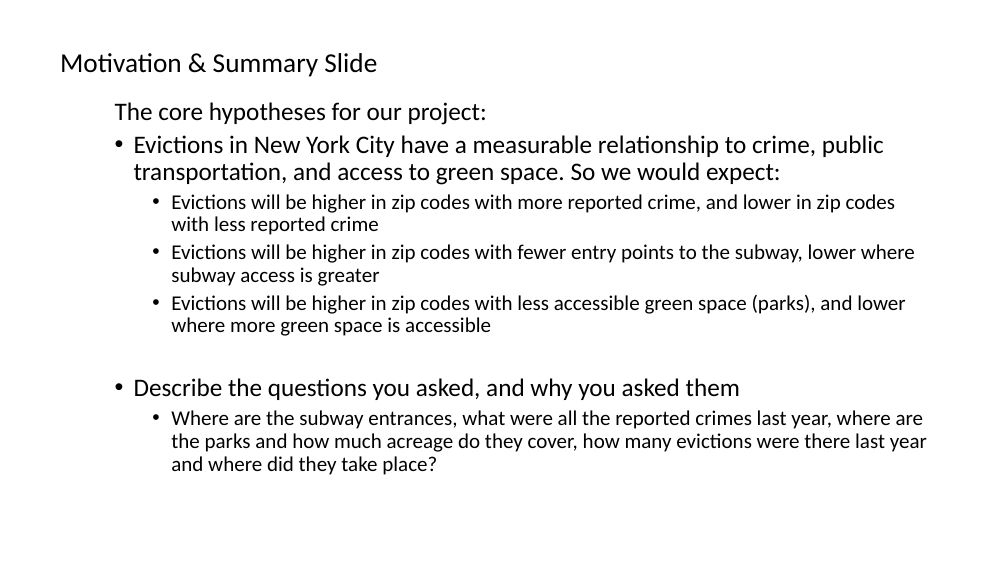
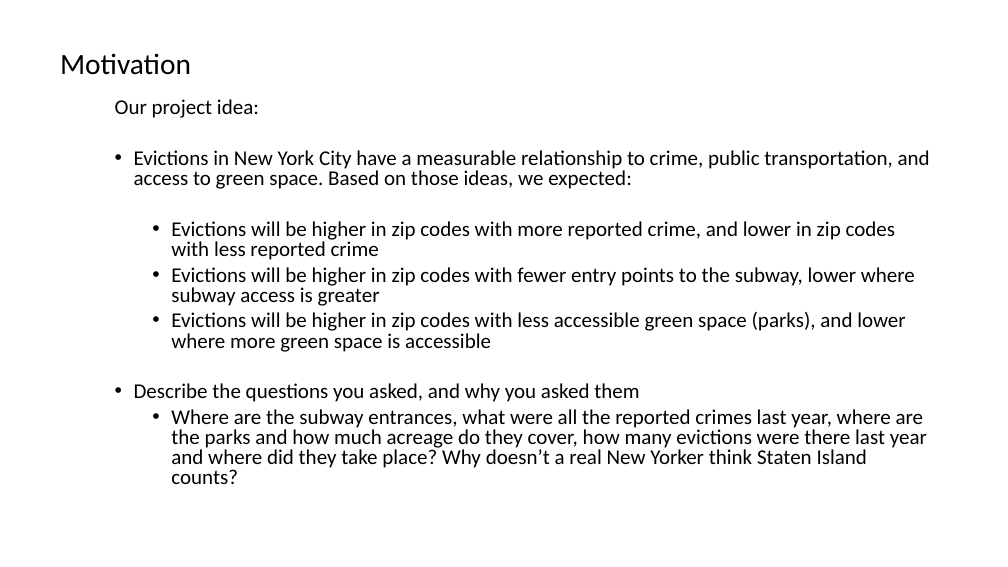
Before and after one commit to smaups/Project_1, a slide deck: slide 2 of proposal.pptx. Drawn at 1008x567 pixels with LibreOffice and Linux fonts; fonts in the diff are those of the drawing. Boxes give left, top, right and bottom in pixels: in the first picture for what was removed or moved away, otherwise in the second. Text is boxed around its words. In the diff, an @@ line names an element or a change of style, - is before the commit and + after.

```diff
--- a/proposal.pptx
+++ b/proposal.pptx
@@ text at bbox=[60, 53, 191, 75]: text changed; size 26 to 28 pt @@
-Motivation & Summary Slide
+Motivation
@@ text at bbox=[115, 99, 930, 189]: text changed; size 24 to 20 pt @@
-  The core hypotheses for our project:
-  • Evictions in New York City have a measurable relationship to crime, public transportation, and access to green space. So we would expect:
+  Our project idea:
+  • Evictions in New York City have a measurable relationship to crime, public transportation, and access to green space. Based on those ideas, we expected:
@@ text at bbox=[134, 221, 915, 402]: size 24 to 20 pt in "Describe the questions you asked, and why ..."; line spacing 0.9 to 0.8 @@
@@ text at bbox=[171, 409, 927, 484]: text changed @@
-    • Where are the subway entrances, what were all the reported crimes last year, where are the parks and how much acreage do they cover, how many evictions were there last year and where did they take place?
+    • Where are the subway entrances, what were all the reported crimes last year, where are the parks and how much acreage do they cover, how many evictions were there last year and where did they take place? Why doesn’t a real New Yorker think Staten Island counts?
```
Also in this commit, not shown: 5 other slides changed, 3 slides added, 2 slides removed, 2 other files.
